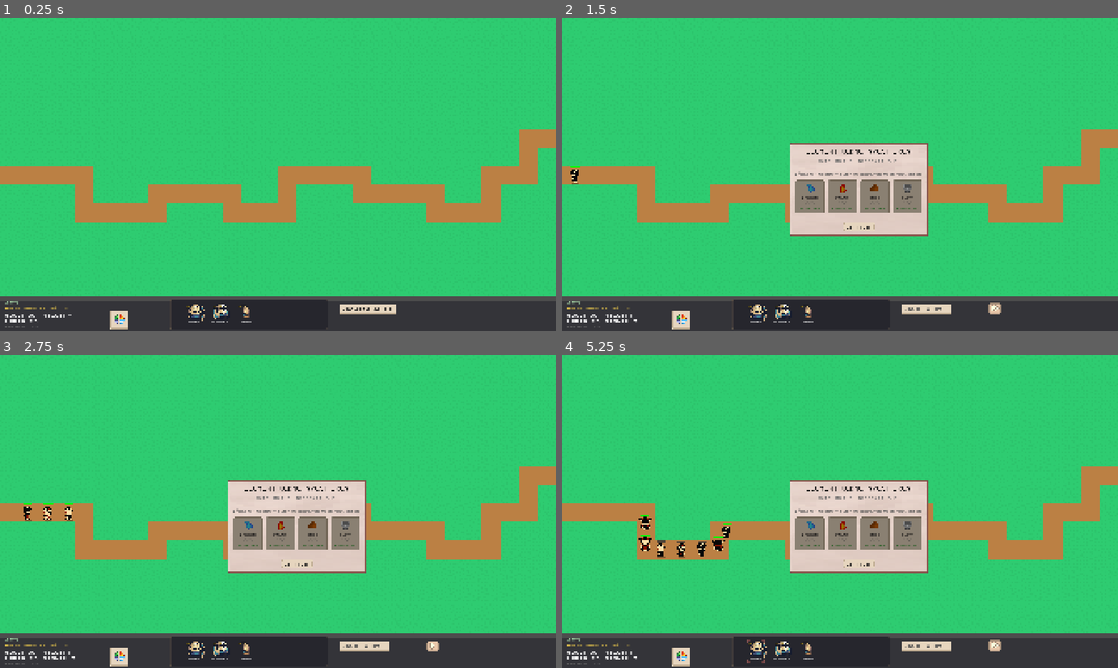
Above: before the commit, frames 1-4 (two rows, left to right).
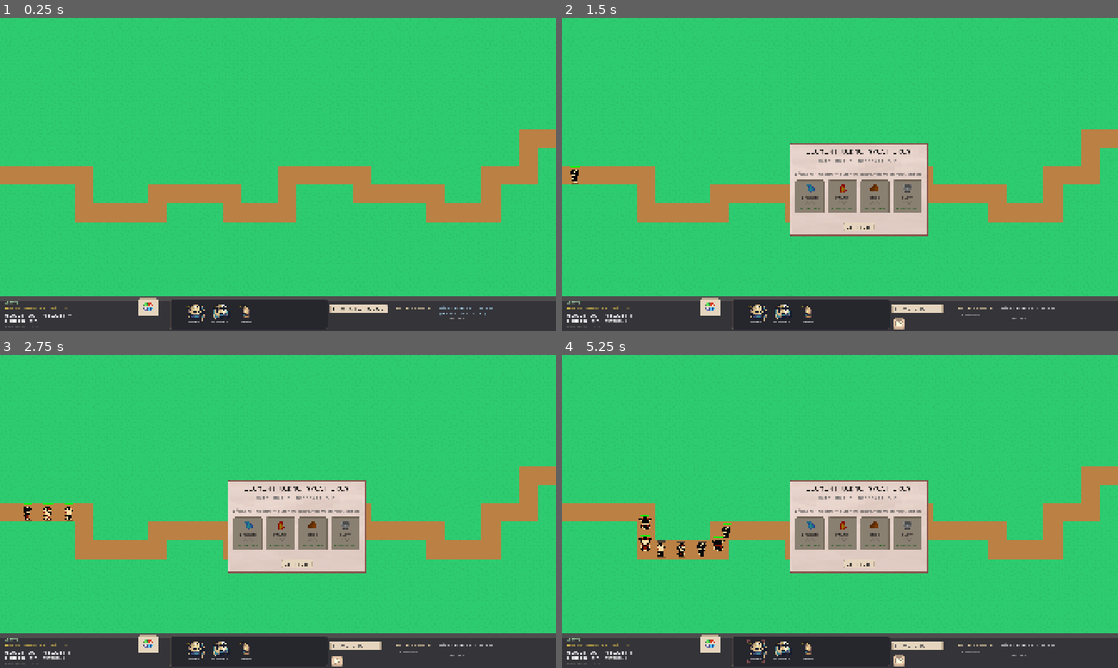
Above: after the commit, the same moments.

Repository: melknoo/godot_tower_defense
Game: Godot game, scene res://main.tscn
Same seed, same stepped clock (60 frames per second), same inputs: the game is played once before the commit and once after it.
Inputs (mouse positions are in pixels of both pictures, inside the frame that each line leads up to; where the layout moved, square brackets give the same spot in the first picture):
- Up to frame 1 (0.25 s): no input
- Up to frame 2 (1.5 s): click (712, 305) [678, 318] at 0.5 s; click "Nächste Welle" at 1.25 s
- Up to frame 3 (2.75 s): click (339, 661) [433, 646] at 2 s
- Up to frame 4 (5.25 s): click "Später" at 2.75 s; click (756, 652) at 3.52 s; click (712, 642) [678, 655] at 4.25 s; click (901, 661) [995, 646] at 5 s

The runs differ from the first frame. In frame 1, 0.7% of the frame differs, in the area x 19-89%, y 89-100%; in frame 2, 0.9%, in the area x 8-89%, y 89-100%; in frame 3, 0.8%; in frame 4, 0.9%.

Commit message:
fixes for random waves

Diff:
--- a/main.gd
+++ b/main.gd
@@ -539,6 +539,11 @@
 	print("[Main] Welle abgeschlossen - regeneriere Pfad...")
 	_regenerate_map()
 
+	# HUD Wave-Preview NACH der Map-Regeneration aktualisieren
+	# (damit der neue Seed für die Element-Berechnung verwendet wird)
+	if hud:
+		hud.update_wave_preview_after_regen()
+
 
 func _on_game_over() -> void:
 	get_tree().paused = true
--- a/ui/hud.gd
+++ b/ui/hud.gd
@@ -20,7 +20,13 @@
 @export var fast_forward_button: Button
 @export var bonus_preview_label: Label
 @export var supply_label: Label
-@export var blocked_warning_label: Label  # NEU: Warnung für blockierte Türme
+@export var blocked_warning_label: Label
+
+# NEU: Aktuelle Welle Element-Anzeige
+var current_wave_element_area: Control
+var current_wave_element_icon: TextureRect
+var current_wave_element_label: Label
+var current_wave_info_label: Label
 
 var is_fast_forward := false
 const FAST_FORWARD_SPEED := 2.5
@@ -40,6 +46,7 @@
 var _tooltip_visible := false
 
 var _next_wave_element: String = "neutral"
+var _current_wave_element: String = "neutral"
 var _blocked_tower_count: int = 0
 
 
@@ -114,9 +121,18 @@
 	bonus_preview_label = _get_or_create_label("BonusPreviewLabel", Vector2(20, first_row_y))
 	supply_label = _get_or_create_label("SupplyLabel", Vector2(20, zero_row_y))
 
-	# NEU: Blocked-Warnung (prominent über dem Start-Button)
-	blocked_warning_label = _get_or_create_label("BlockedWarningLabel", Vector2(viewport_size.x - 650, hud_height - 110))
-
+	blocked_warning_label = _get_or_create_label("BlockedWarningLabel", Vector2(viewport_size.x - 780, hud_height - 110))
+
+	# NEU: Aktuelle Welle Info (links von der nächsten Welle)
+	current_wave_info_label = _get_or_create_label("CurrentWaveInfoLabel", Vector2(viewport_size.x - 550, hud_height - 85))
+
+	var current_area_pos := Vector2(viewport_size.x - 580, hud_height - 70)
+	var current_area_size := Vector2(190, 34)
+	current_wave_element_area = _get_or_create_control("CurrentWaveElementArea", current_area_pos, current_area_size)
+	current_wave_element_icon = _get_or_create_texture_rect_child(current_wave_element_area, "CurrentWaveElementIcon", Vector2(8, 5), Vector2(24, 24))
+	current_wave_element_label = _get_or_create_label_child(current_wave_element_area, "CurrentWaveElementLabel", Vector2(40, 8))
+
+	# Nächste Welle (rechts davon)
 	wave_preview_label = _get_or_create_label("WavePreviewLabel", Vector2(viewport_size.x - 400, hud_height - 85))
 
 	var area_pos := Vector2(viewport_size.x - 410, hud_height - 60)
@@ -126,9 +142,9 @@
 	wave_element_icon = _get_or_create_texture_rect_child(wave_element_area, "WaveElementIcon", Vector2(8, 5), Vector2(24, 24))
 	wave_element_label = _get_or_create_label_child(wave_element_area, "WaveElementLabel", Vector2(40, 8))
 
-	cores_button = _get_or_create_button("CoresButton", Vector2(380, third_row_y - 5), Vector2(64, 64))
-	start_button = _get_or_create_button("StartWaveButton", Vector2(viewport_size.x - 750, hud_height - 90), Vector2(130, 32))
-	fast_forward_button = _get_or_create_button("FastForwardButton", Vector2(viewport_size.x - 450, hud_height - 100), Vector2(48, 48))
+	cores_button = _get_or_create_button("CoresButton", Vector2(480, zero_row_y - 5), Vector2(64, 64))
+	start_button = _get_or_create_button("StartWaveButton", Vector2(viewport_size.x - 780, first_row_y - 5), Vector2(130, 32))
+	fast_forward_button = _get_or_create_button("FastForwardButton", Vector2(viewport_size.x - 780, second_row_y - 5), Vector2(48, 48))
 
 
 func _get_or_create_label(node_name: String, default_pos: Vector2) -> Label:
@@ -189,7 +205,7 @@
 
 func _apply_styles() -> void:
 	if enemies_label:
-		enemies_label.visible = false
+		enemies_label.add_theme_font_size_override("font_size", 11)
 
 	if cores_label:
 		cores_label.add_theme_font_size_override("font_size", 11)
@@ -199,12 +215,25 @@
 		seed_label.add_theme_font_size_override("font_size", 10)
 		seed_label.add_theme_color_override("font_color", Color(0.5, 0.5, 0.5, 0.7))
 
+	# Aktuelle Welle Styling
+	if current_wave_info_label:
+		current_wave_info_label.add_theme_font_size_override("font_size", 10)
+		current_wave_info_label.text = "Aktuelle Welle:"
+		current_wave_info_label.add_theme_color_override("font_color", Color(1.0, 0.9, 0.7))
+
+	if current_wave_element_area:
+		current_wave_element_area.visible = false
+		current_wave_element_area.mouse_filter = Control.MOUSE_FILTER_STOP
+
+	if current_wave_element_label:
+		current_wave_element_label.add_theme_font_size_override("font_size", 11)
+
+	# Nächste Welle Styling
 	if wave_preview_label:
 		wave_preview_label.add_theme_font_size_override("font_size", 10)
-		wave_preview_label.visible = false
 
 	if wave_element_area:
-		wave_element_area.visible = false
+		wave_element_area.visible = true
 		wave_element_area.mouse_filter = Control.MOUSE_FILTER_STOP
 
 	if wave_element_label:
@@ -218,7 +247,6 @@
 		supply_label.add_theme_font_size_override("font_size", 11)
 		supply_label.add_theme_color_override("font_color", Color(0.7, 0.9, 0.7))
 
-	# NEU: Blocked-Warnung Styling
 	if blocked_warning_label:
 		blocked_warning_label.add_theme_font_size_override("font_size", 12)
 		blocked_warning_label.add_theme_color_override("font_color", Color(1.0, 0.3, 0.3))
@@ -325,9 +353,9 @@
 	_on_cores_changed(GameState.element_cores)
 	_on_supply_changed(GameState.supply_used, GameState.supply_max)
 	_update_bonus_preview()
-
-
-# NEU: Blockierte Türme Warnung aktualisieren
+	_update_wave_preview(1)
+
+
 func update_blocked_towers_warning(count: int) -> void:
 	_blocked_tower_count = count
 
@@ -338,14 +366,12 @@
 		blocked_warning_label.visible = true
 		blocked_warning_label.text = "⚠ %d Turm(e) auf Pfad! Umplatzieren!" % count
 
-		# Pulsierender Effekt
 		if not blocked_warning_label.has_meta("pulse_tween"):
 			var tween := blocked_warning_label.create_tween().set_loops()
 			tween.tween_property(blocked_warning_label, "modulate:a", 0.5, 0.4)
 			tween.tween_property(blocked_warning_label, "modulate:a", 1.0, 0.4)
 			blocked_warning_label.set_meta("pulse_tween", tween)
 
-		# Start-Button deaktivieren
 		if start_button:
 			start_button.disabled = true
 			start_button.text = "Türme umplatzieren!"
@@ -353,14 +379,12 @@
 		blocked_warning_label.visible = false
 		blocked_warning_label.modulate.a = 1.0
 
-		# Pulse-Tween stoppen
 		if blocked_warning_label.has_meta("pulse_tween"):
 			var tween: Tween = blocked_warning_label.get_meta("pulse_tween")
 			if tween:
 				tween.kill()
 			blocked_warning_label.remove_meta("pulse_tween")
 
-		# Start-Button wieder aktivieren (wenn nicht wave_active)
 		if start_button and not GameState.wave_active:
 			start_button.disabled = false
 			start_button.text = "Nächste Welle"
@@ -402,7 +426,7 @@
 			cores_button.text = "%d" % amount
 			_highlight_cores_button(true)
 		elif not has_upgradeable:
-			cores_button.text = "✔"
+			cores_button.text = "✓"
 			_highlight_cores_button(false)
 		else:
 			cores_button.text = ""
@@ -466,19 +490,14 @@
 		bonus_preview_label.tooltip_text = "Flat Bonus: %d\nZinsen: 0 (spare Gold für Zinsen!)" % flat
 
 
-func _on_wave_started(_wave: int) -> void:
+func _on_wave_started(wave: int) -> void:
 	_update_wave_display()
-	_hide_wave_tooltip()
 	_update_bonus_preview()
 
 	if start_button:
 		start_button.disabled = true
 		start_button.text = "Wave läuft..."
 
-	if wave_preview_label:
-		wave_preview_label.visible = false
-	if wave_element_area:
-		wave_element_area.visible = false
 	if blocked_warning_label:
 		blocked_warning_label.visible = false
 
@@ -486,10 +505,18 @@
 		fast_forward_button.visible = true
 	_set_fast_forward(false)
 
+	# Aktuelle Welle Element anzeigen
+	var wave_manager := get_node_or_null("/root/Main/WaveManager") as WaveManager
+	if wave_manager:
+		_current_wave_element = wave_manager.current_wave_element
+	_update_current_wave_element_display(_current_wave_element)
+
+	# Nächste Welle Preview aktualisieren (wave + 1)
+	_update_wave_preview(wave + 1)
+
 
 func _on_wave_completed(wave: int) -> void:
 	if start_button:
-		# Nur aktivieren wenn keine blockierten Türme
 		if _blocked_tower_count <= 0:
 			start_button.disabled = false
 			start_button.text = "Nächste Welle"
@@ -497,7 +524,14 @@
 			start_button.disabled = true
 			start_button.text = "Türme umplatzieren!"
 
-	_update_wave_preview(wave + 1)
+	# Aktuelle Welle ausblenden (keine Welle aktiv)
+	if current_wave_element_area:
+		current_wave_element_area.visible = false
+	if current_wave_info_label:
+		current_wave_info_label.visible = false
+	if enemies_label:
+		enemies_label.visible = false
+
 	_update_bonus_preview()
 
 	if fast_forward_button:
@@ -505,6 +539,12 @@
 	_set_fast_forward(false)
 
 
+# Wird von Main aufgerufen NACHDEM die Map regeneriert wurde
+func update_wave_preview_after_regen() -> void:
+	var next_wave := GameState.current_wave + 1
+	_update_wave_preview(next_wave)
+
+
 func _on_enemy_count_changed(count: int) -> void:
 	if not enemies_label:
 		return
@@ -522,6 +562,37 @@
 		wave_label.text = "Welle: --"
 	else:
 		wave_label.text = "Welle: %d" % GameState.current_wave
+
+
+func _update_current_wave_element_display(wave_elem: String) -> void:
+	if not current_wave_element_area or not current_wave_element_icon or not current_wave_element_label:
+		return
+
+	if current_wave_info_label:
+		current_wave_info_label.visible = true
+		current_wave_info_label.text = "Aktuelle Welle:"
+
+	wave_elem = String(wave_elem).to_lower()
+	current_wave_element_area.visible = true
+
+	if wave_elem == "neutral" or wave_elem == "":
+		current_wave_element_icon.texture = null
+		current_wave_element_icon.visible = false
+		current_wave_element_label.text = "Neutral"
+		current_wave_element_label.add_theme_color_override("font_color", Color(0.7, 0.7, 0.7))
+	else:
+		if element_textures.has(wave_elem):
+			current_wave_element_icon.texture = element_textures[wave_elem]
+			current_wave_element_icon.visible = true
+		else:
+			current_wave_element_icon.texture = null
+			current_wave_element_icon.visible = false
+
+		current_wave_element_label.text = wave_elem.capitalize()
+		var elem_color := Color.WHITE
+		if ElementalSystem:
+			elem_color = ElementalSystem.get_element_color(wave_elem)
+		current_wave_element_label.add_theme_color_override("font_color", elem_color)
 
 
 func _update_wave_preview(next_wave: int) -> void:
@@ -569,11 +640,6 @@
 		wave_element_icon.visible = false
 		wave_element_label.text = "Neutral"
 		wave_element_label.add_theme_color_override("font_color", Color(0.7, 0.7, 0.7))
-	elif wave_elem == "mixed":
-		wave_element_icon.texture = null
-		wave_element_icon.visible = false
-		wave_element_label.text = "Gemischt"
-		wave_element_label.add_theme_color_override("font_color", Color(0.9, 0.7, 1.0))
 	else:
 		if element_textures.has(wave_elem):
 			wave_element_icon.texture = element_textures[wave_elem]
@@ -693,26 +759,40 @@
 
 
 func _connect_tooltip_hover_area() -> void:
-	if not wave_element_area:
-		return
-	wave_element_area.mouse_entered.connect(_on_wave_element_hover_enter)
-	wave_element_area.mouse_exited.connect(_on_wave_element_hover_exit)
-
-
-func _on_wave_element_hover_enter() -> void:
-	_show_wave_tooltip()
+	if wave_element_area:
+		wave_element_area.mouse_entered.connect(_on_wave_element_hover_enter.bind("next"))
+		wave_element_area.mouse_exited.connect(_on_wave_element_hover_exit)
+	if current_wave_element_area:
+		current_wave_element_area.mouse_entered.connect(_on_wave_element_hover_enter.bind("current"))
+		current_wave_element_area.mouse_exited.connect(_on_wave_element_hover_exit)
+
+
+func _on_wave_element_hover_enter(which: String) -> void:
+	_show_wave_tooltip(which)
 
 
 func _on_wave_element_hover_exit() -> void:
 	_hide_wave_tooltip()
 
 
-func _show_wave_tooltip() -> void:
+func _show_wave_tooltip(which: String) -> void:
 	if not wave_tooltip:
 		return
 
-	var wave_elem := String(_next_wave_element).to_lower()
-	if wave_elem == "" or wave_elem == "neutral" or wave_elem == "mixed":
+	var wave_elem: String
+	var hover_area: Control
+	var title_prefix: String
+
+	if which == "current":
+		wave_elem = String(_current_wave_element).to_lower()
+		hover_area = current_wave_element_area
+		title_prefix = "Aktuelle Welle: "
+	else:
+		wave_elem = String(_next_wave_element).to_lower()
+		hover_area = wave_element_area
+		title_prefix = "Nächste Welle: "
+
+	if wave_elem == "" or wave_elem == "neutral":
 		wave_tooltip.visible = false
 		_tooltip_visible = false
 		return
@@ -723,7 +803,7 @@
 		weak_against = String(ElementalSystem.get_effective_element(wave_elem)).to_lower()
 		resists = String(ElementalSystem.RESISTANCES.get(wave_elem, "")).to_lower()
 
-	wave_tooltip_title.text = "%s Gegner" % wave_elem.capitalize()
+	wave_tooltip_title.text = "%s%s Gegner" % [title_prefix, wave_elem.capitalize()]
 
 	if weak_against != "" and weak_against != "neutral" and element_textures.has(weak_against):
 		wave_tooltip_weak_icon.texture = element_textures[weak_against]
@@ -746,9 +826,9 @@
 		tip_size = wave_tooltip.size
 
 	var desired_pos: Vector2 = Vector2.ZERO
-	if wave_element_area:
-		var area_pos: Vector2 = wave_element_area.get_global_position()
-		var right_pos: Vector2 = area_pos + Vector2(wave_element_area.size.x + 10.0, -8.0)
+	if hover_area:
+		var area_pos: Vector2 = hover_area.get_global_position()
+		var right_pos: Vector2 = area_pos + Vector2(hover_area.size.x + 10.0, -8.0)
 		var left_pos: Vector2 = area_pos + Vector2(-tip_size.x - 10.0, -8.0)
 
 		if right_pos.x + tip_size.x + margin > viewport_size.x:
@@ -789,6 +869,14 @@
 		bonus_preview_label.visible = false
 	if blocked_warning_label:
 		blocked_warning_label.visible = false
+	if wave_element_area:
+		wave_element_area.visible = false
+	if current_wave_element_area:
+		current_wave_element_area.visible = false
+	if wave_preview_label:
+		wave_preview_label.visible = false
+	if current_wave_info_label:
+		current_wave_info_label.visible = false
 
 	var main := get_node_or_null("/root/Main")
 	var seed_text := ""
--- a/wave_manager.gd
+++ b/wave_manager.gd
@@ -14,7 +14,6 @@
 var spawn_queue: Array[Dictionary] = []
 var current_spawn_index := 0
 var _rng := RandomNumberGenerator.new()
-var _base_seed: int = 0
 
 # Wave-Element tracking
 var current_wave_element := "neutral"
@@ -49,14 +48,15 @@
 func _ready() -> void:
 	if enemy_scene == null:
 		enemy_scene = preload("res://enemy.tscn")
-
+	print("[WaveManager] Initialisiert mit Elementar-System")
+
+
+# Holt den aktuellen Map-Seed dynamisch
+func _get_current_map_seed() -> int:
 	var main := get_node_or_null("/root/Main")
 	if main and main.has_method("get_current_seed"):
-		_base_seed = int(main.get_current_seed())
-	else:
-		_base_seed = 0
-
-	print("[WaveManager] Initialisiert mit Elementar-System")
+		return int(main.get_current_seed())
+	return 0
 
 
 func start_wave(wave_number: int) -> void:
@@ -68,7 +68,9 @@
 	current_spawn_index = 0
 	is_spawning = true
 
-	print("[WaveManager] Wave %d: %d Gegner - Element: %s" % [wave_number, spawn_queue.size(), current_wave_element])
+	print("[WaveManager] Wave %d: %d Gegner - Element: %s (Seed: %d)" % [
+		wave_number, spawn_queue.size(), current_wave_element, _get_current_map_seed()
+	])
 	_spawn_next()
 
 
@@ -76,7 +78,10 @@
 	if wave <= 2:
 		return "neutral"
 
-	_rng.seed = _base_seed + wave * 10007
+	# Seed basierend auf aktuellem Map-Seed + Wave-Nummer
+	# So ist es deterministisch für Preview, aber ändert sich mit neuem Map-Seed
+	var current_seed := _get_current_map_seed()
+	_rng.seed = current_seed + wave * 7919  # Primzahl für bessere Verteilung
 	return ELEMENTS[_rng.randi_range(0, ELEMENTS.size() - 1)]
 
 
@@ -123,11 +128,7 @@
 
 func _create_enemy_data(type: String, wave: int) -> Dictionary:
 	var base: Dictionary = enemy_types[type]
-
-	# Element basierend auf Wave-Phase bestimmen
-	var element := _get_enemy_element(wave)
-	#var element := "fire"
-	print("[WaveManager] wave=", wave, " current_wave_element=", current_wave_element, " enemy_element=", element)
+	var element := current_wave_element
 
 	# Elementare Gegner sind etwas stärker
 	var elem_bonus := 1.0
@@ -145,18 +146,6 @@
 	}
 
 
-func _get_enemy_element(wave: int) -> String:
-	# Wenn ein festes Element für die Welle gesetzt ist
-	if current_wave_element != "mixed":
-		return current_wave_element
-
-	# Gemischte Wellen (Wave 11+)
-	# 20% Chance auf neutral, sonst zufälliges Element
-	if randf() < 0.2:
-		return "neutral"
-	return ELEMENTS[randi() % ELEMENTS.size()]
-
-
 func _spawn_next() -> void:
 	if not is_spawning:
 		return
@@ -188,7 +177,7 @@
 		return
 
 	var enemy := enemy_scene.instantiate()
-	get_parent().add_child(enemy) # <-- erst adden!
+	get_parent().add_child(enemy)
 
 	if enemy.has_method("setup_extended"):
 		enemy.setup_extended(path_points, data)
@@ -209,7 +198,7 @@
 
 
 func get_wave_preview(wave_number: int) -> Dictionary:
-	# Element für Preview bestimmen (ohne current_wave_element zu ändern)
+	# Element für Preview berechnen (mit gleichem Algorithmus wie _determine_wave_element)
 	var preview_element := _determine_wave_element(wave_number)
 
 	var total: int = 5 + wave_number * 2
@@ -220,7 +209,6 @@
 		"wave_element": preview_element
 	}
 
-	# Grobe Schätzung der Gegner-Typen
 	var fast := 0
 	if wave_number >= 3:
 		fast = mini(wave_number - 2, total / 3)
@@ -255,23 +243,19 @@
 	return ", ".join(parts)
 
 
-# NEU: Gibt Element-Info für die Wave-Preview zurück
 func get_wave_element_info(wave_number: int) -> String:
 	var preview := get_wave_preview(wave_number)
 	var wave_elem: String = preview["wave_element"]
 
 	if wave_elem == "neutral":
-		return "○ Neutral"
-	elif wave_elem == "mixed":
-		return "🌀 Gemischt"
+		return "◯ Neutral"
 	else:
-		var symbol: String = ""
-		var name: String = ""
+		var symbol := ""
+		var name := ""
 		if ElementalSystem:
 			symbol = ElementalSystem.get_element_symbol(wave_elem)
-			# Effektives Element anzeigen
-			var effective: String = ElementalSystem.get_effective_element(wave_elem)
-			var eff_symbol: String = ElementalSystem.get_element_symbol(effective) if effective != "neutral" else ""
+			var effective := ElementalSystem.get_effective_element(wave_elem)
+			var eff_symbol := ElementalSystem.get_element_symbol(effective) if effective != "neutral" else ""
 			name = wave_elem.capitalize()
 			if eff_symbol != "":
 				return "%s %s (schwach gegen %s)" % [symbol, name, eff_symbol]
